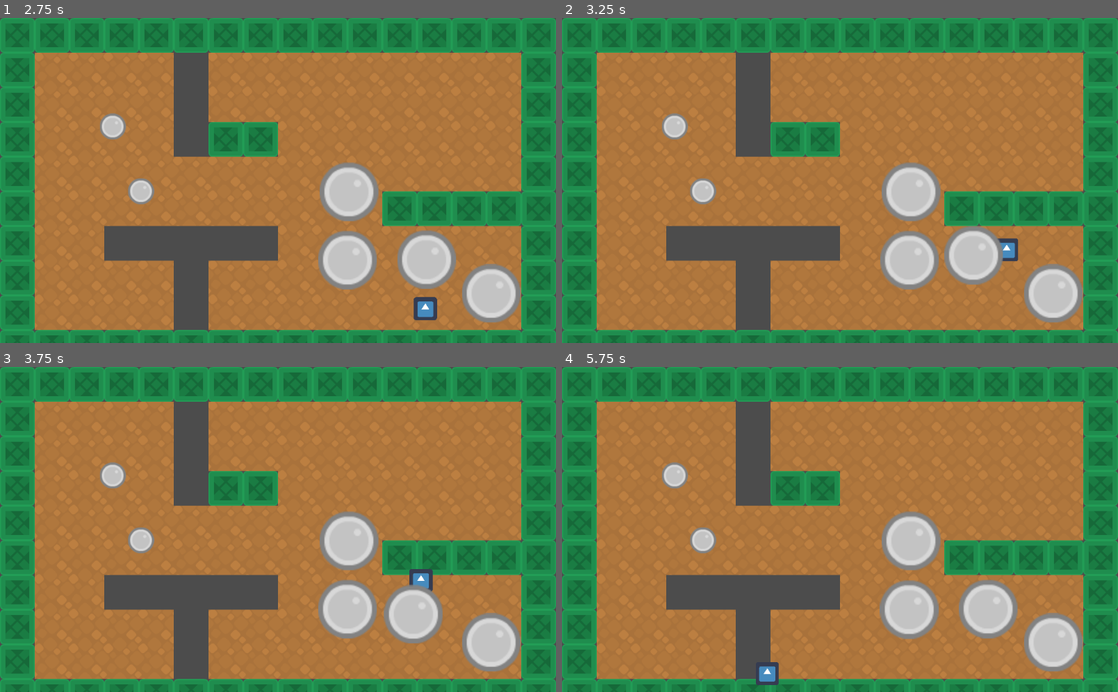
Above: before the commit, frames 1-4 (two rows, left to right).
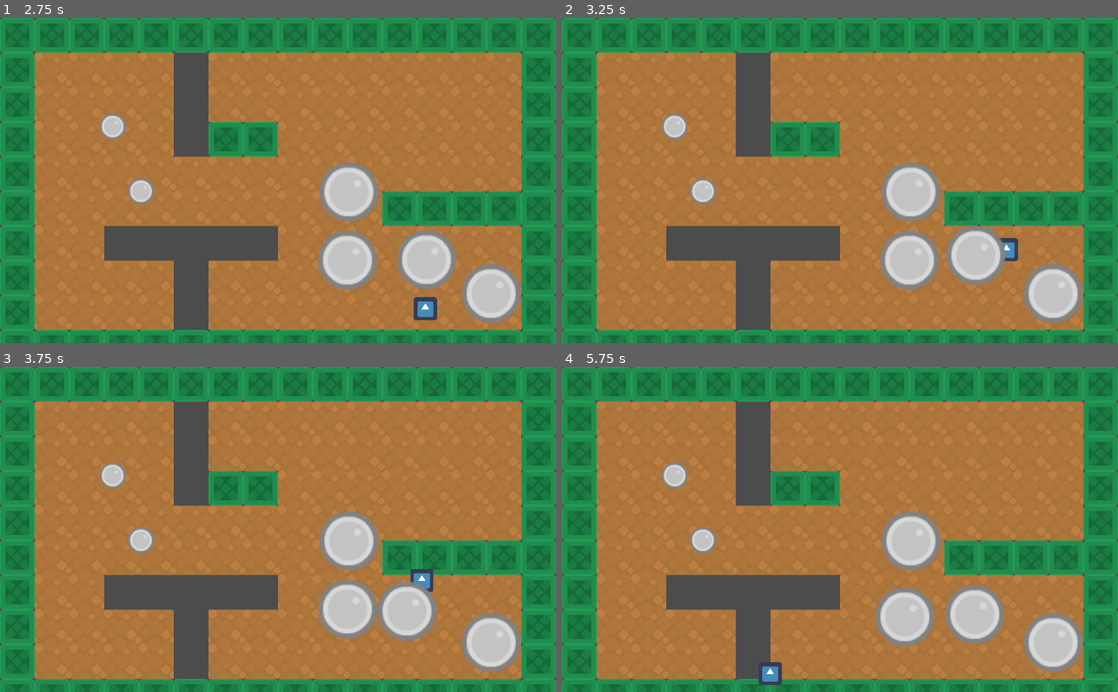
Above: after the commit, the same moments.

Repository: lendroit/welcome_thomas
Game: Godot game, scene res://World.tscn
Two runs of this game, one before a commit and one after it. Both use one fixed random seed, a clock stepped at 60 frames per second and the inputs below. The engine's default icon, where the game draws it, is replaced by a stand-in: a white triangle on a blue panel in a dark square.
Inputs:
- Up to frame 1 (2.75 s): tap Enter (ui_accept) at 0.5, 0.77, 1.52 s; hold Right (ui_right) 0.53-1.28 s; hold Down (ui_down) 1.28-2.03 s; hold Right (ui_right) from 2.03 s (still down)
- Up to frame 2 (3.25 s): release Right (ui_right) at 2.78 s; hold Up (ui_up) from 2.78 s (still down); tap Enter (ui_accept) at 3.02 s
- Up to frame 3 (3.75 s): release Up (ui_up) at 3.53 s; hold Left (ui_left) from 3.53 s (still down)
- Up to frame 4 (5.75 s): tap Enter (ui_accept) at 3.77, 4.52 s; release Left (ui_left) at 5.03 s; hold Down (ui_down) from 5.03 s (still down)

Frame 1 is identical in both runs. In frame 2, 0.4% of the frame differs, in the area x 68-82%, y 64-83%; in frame 3, 0.9%; in frame 4, 2.4%, in the area x 34-82%, y 65-98%.

Commit message:
feature: make mayans not come back if not so far away

Diff:
--- a/Mayan/Mayan.gd
+++ b/Mayan/Mayan.gd
@@ -13,4 +13,6 @@
 
 	var direction_towards_initial_position = position.direction_to(initial_position)
 	var distance_to_initial_position = position.distance_to(initial_position)
-	state.apply_central_impulse(direction_towards_initial_position * distance_to_initial_position * SPEED)
+
+	if distance_to_initial_position > 30:
+		state.apply_central_impulse(direction_towards_initial_position * distance_to_initial_position * SPEED)
